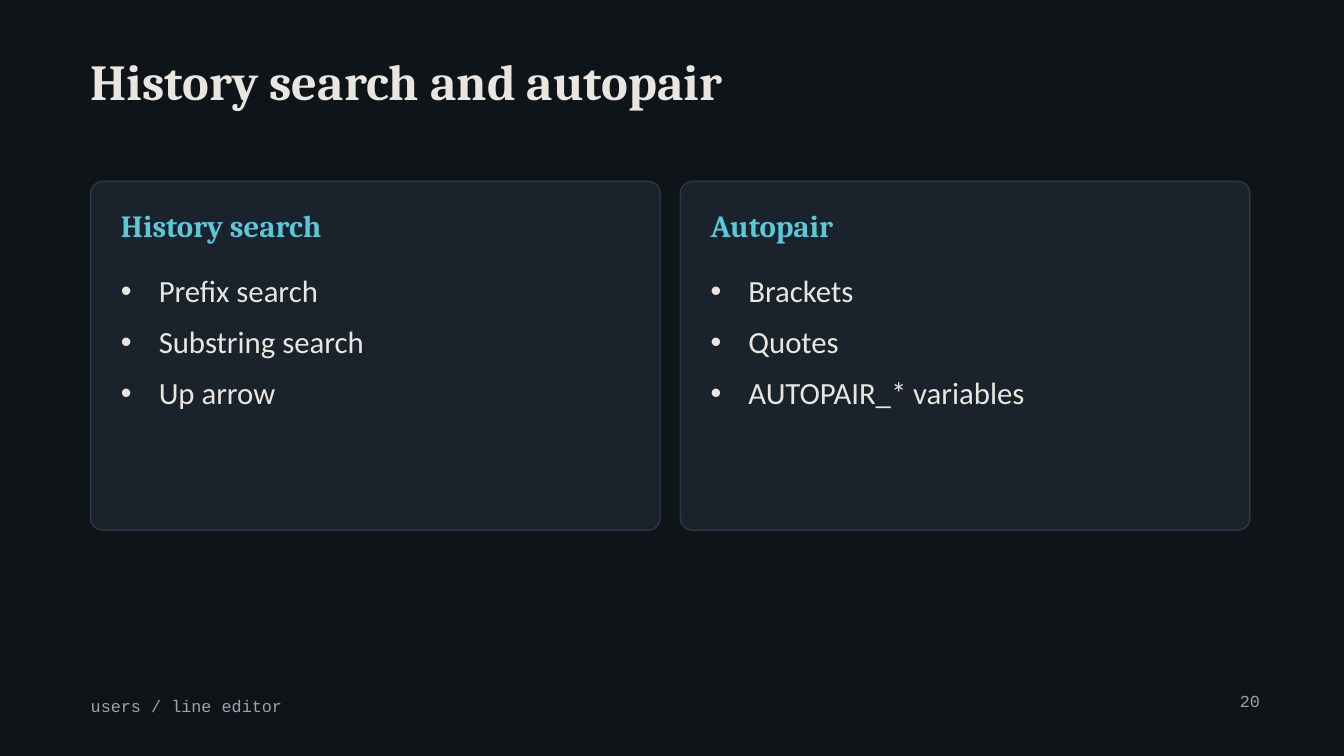
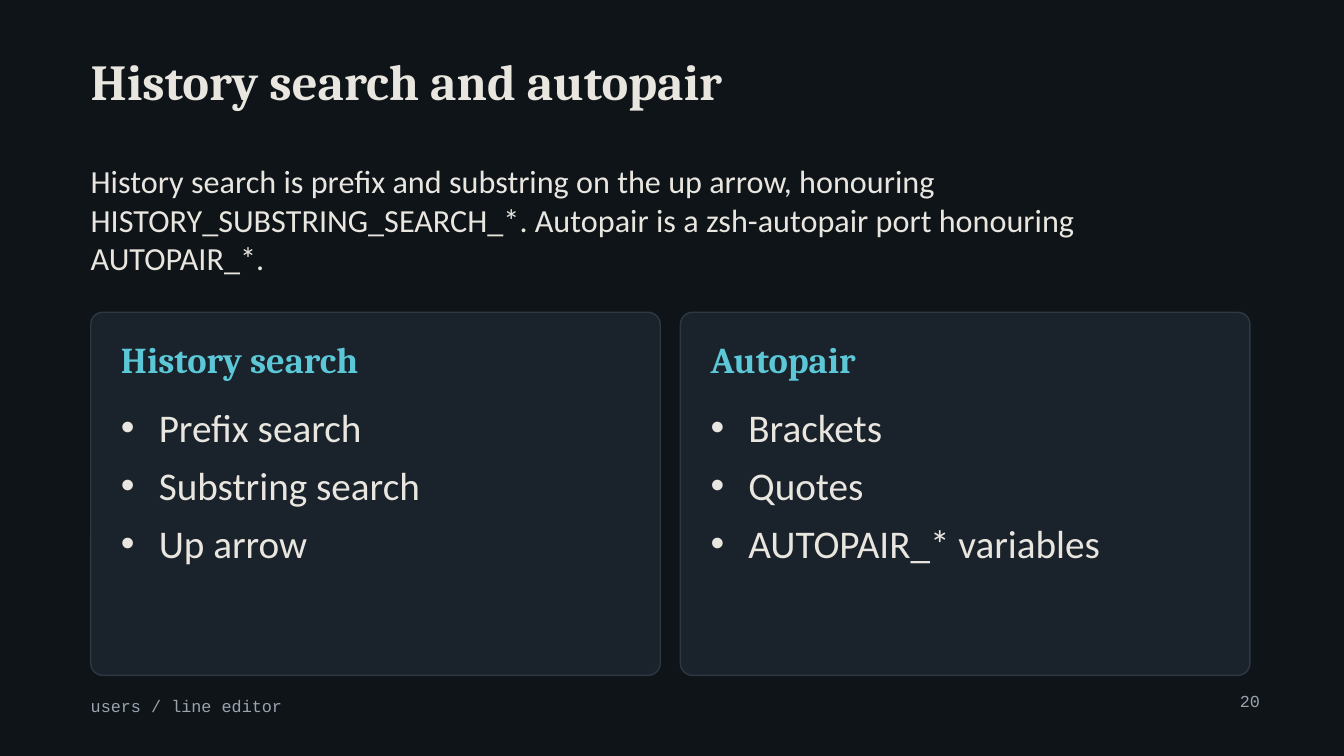
Before and after one commit to MenkeTechnologies/zshrs, a slide deck: slide 20 of docs/talk-users.pptx. Drawn at 1344x756 pixels with LibreOffice and Linux fonts; fonts in the diff are those of the drawing; background and template pictures are left out. Boxes give left, top, right and bottom in pixels: in the first picture for what was removed or moved away, otherwise in the second. Text is boxed around its words. In the diff, an @@ line names an element or a change of style, - is before the commit and + after.

```diff
--- a/docs/talk-users.pptx
+++ b/docs/talk-users.pptx
@@ text added at [91, 170, 1074, 275], 23 pt, text #E8E6DF @@
+History search is prefix and substring on the up arrow, honouring HISTORY_SUBSTRING_SEARCH_*. Autopair is a zsh-autopair port honouring AUTOPAIR_*.
@@ text removed at [711, 215, 833, 244] @@
-Autopair
@@ rounded rectangle: place and size @@
-rounded rectangle at [91, 181, 660, 530]
+rounded rectangle at [91, 313, 660, 676]
@@ rounded rectangle at [91, 313, 660, 676]: proportions changed @@
@@ rounded rectangle at [681, 313, 1250, 676]: proportions changed @@
@@ rounded rectangle: place and size @@
-rounded rectangle at [681, 181, 1250, 530]
+rounded rectangle at [681, 313, 1250, 676]
@@ text "History search": place and size @@
-text "History search" at [121, 215, 321, 244]
+text "History search" at [121, 347, 358, 381]
@@ text "History search" at [121, 347, 358, 381]: size 22 to 26 pt @@
@@ text at [711, 348, 856, 381]: text changed; size 22 to 26 pt; font Calibri to Cambria; text colour #E8E6DF to #5CC8D7; bold on @@
-• Brackets
-• Quotes
-• AUTOPAIR_* variables
+Autopair
@@ text "Prefix search": place and size @@
-text "Prefix search" at [159, 280, 363, 409]
+text "Prefix search" at [159, 414, 420, 565]
@@ text "Prefix search" at [159, 414, 420, 565]: size 22 to 28 pt; less space between paragraphs @@
@@ text added at [748, 414, 1100, 564], 28 pt, text #E8E6DF @@
+• Brackets
+• Quotes
+• AUTOPAIR_* variables
```
Also in this commit, not shown: 54 other slides changed, 2 other files.
